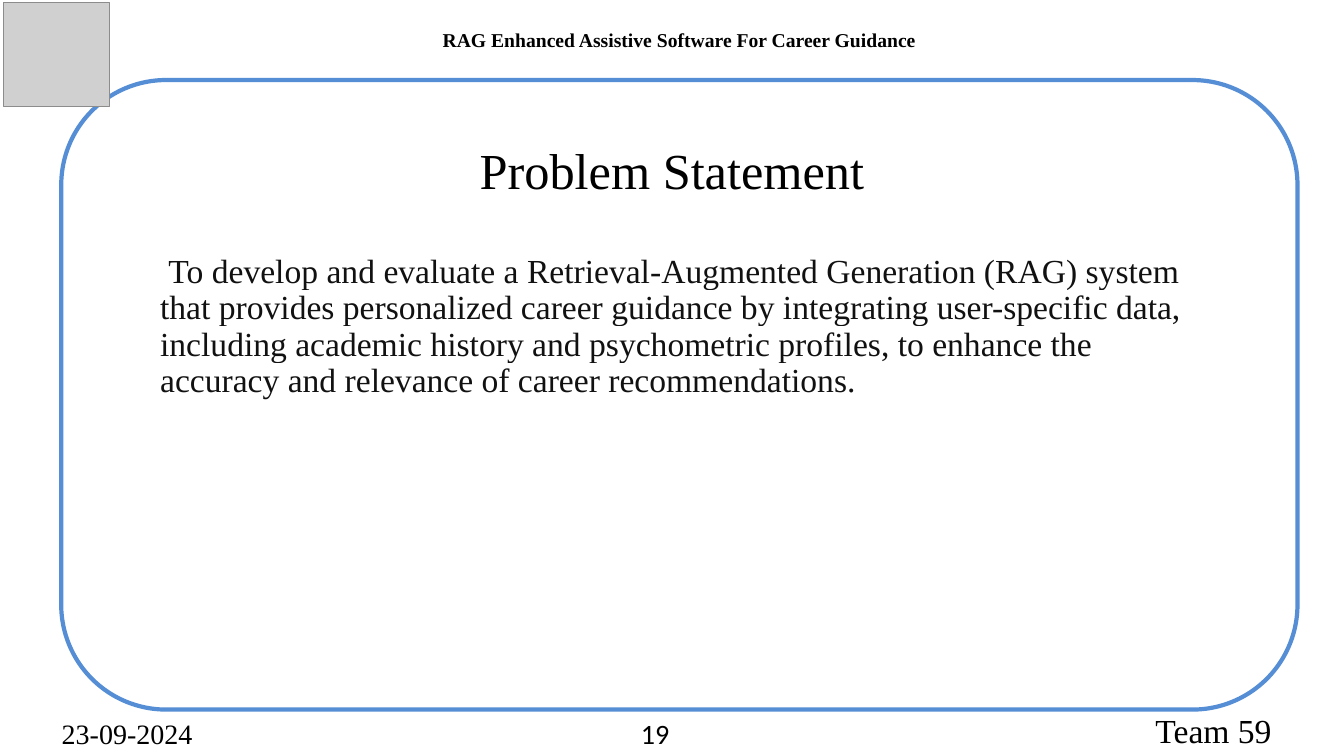
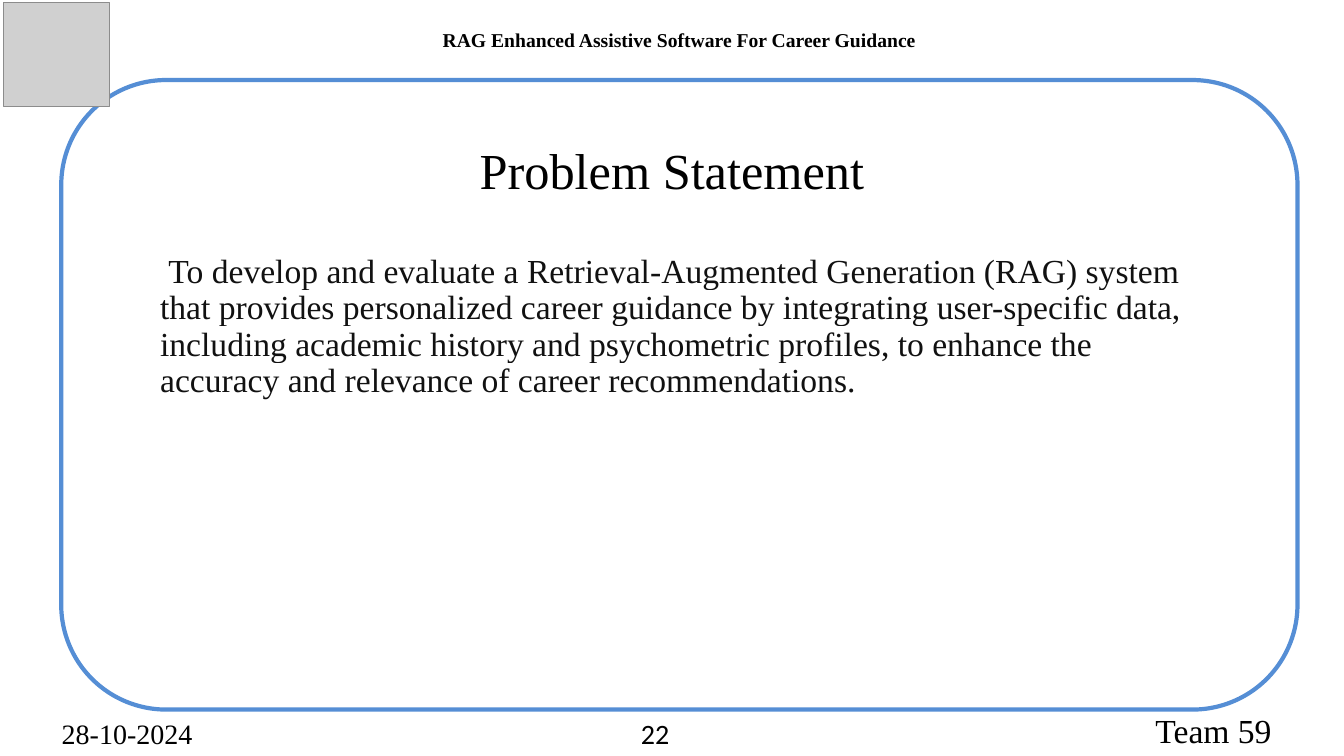
Before and after one commit to akhilswarop/RAG, a slide deck: slide 22 of Review 1/Career Guidance using RAG.pptx (slide 19 before the commit). Drawn at 1344x756 pixels with LibreOffice and Linux fonts; fonts in the diff are those of the drawing; grey boxes stand for pictures. Boxes give left, top, right and bottom in pixels: in the first picture for what was removed or moved away, otherwise in the second. Text is boxed around its words. In the diff, an @@ line names an element or a change of style, - is before the commit and + after.

```diff
--- a/Review 1/Career Guidance using RAG.pptx
+++ b/Review 1/Career Guidance using RAG.pptx
@@ text at (62, 725, 193, 745): text changed @@
-23-09-2024
+28-10-2024
@@ page number at (641, 725, 669, 744): text changed @@
-19
+22
```
Also in this commit, not shown: 23 other slides changed, 3 slides added, 1 other file.
